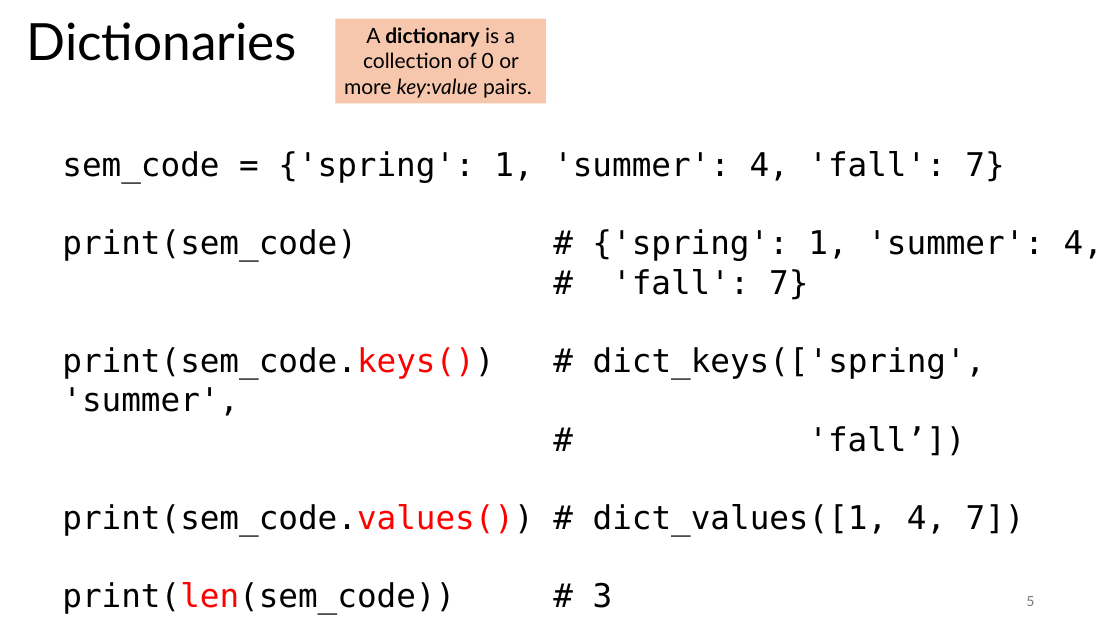
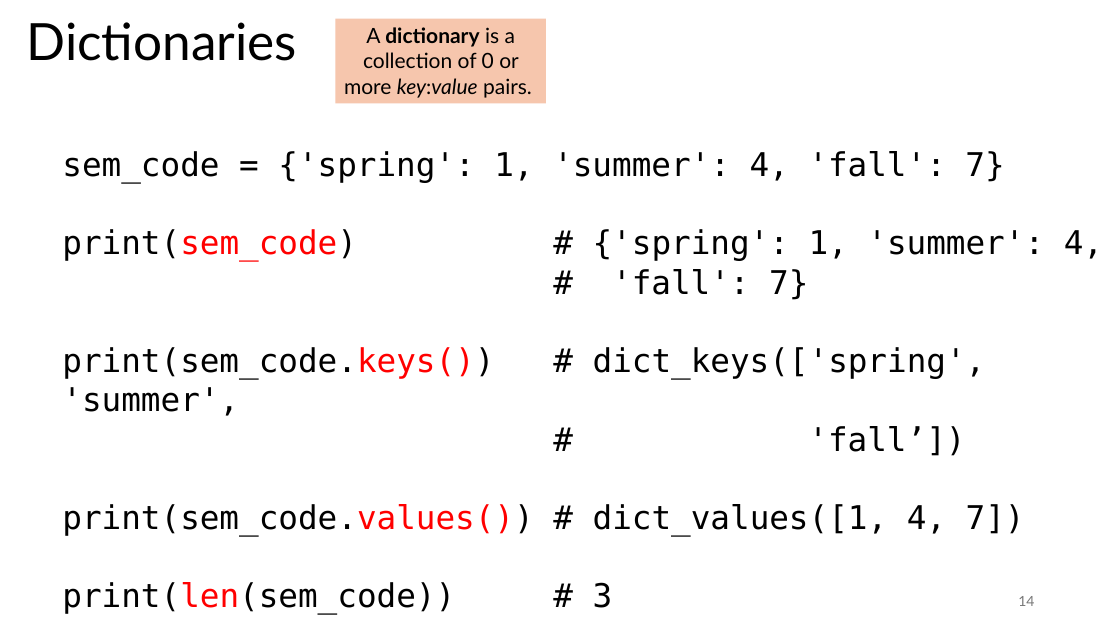
Before and after one commit to tjd1234/cmpt120fall2024, a slide deck: slide 14 of lecture_notes/chapter10/chapter10.pptx (slide 5 before the commit). Drawn at 1120x630 pixels with LibreOffice and Linux fonts; fonts in the diff are those of the drawing. Boxes give left, top, right and bottom in pixels: in the first picture for what was removed or moved away, otherwise in the second. Text is boxed around its words. In the diff, an @@ line names an element or a change of style, - is before the commit and + after.

```diff
--- a/lecture_notes/chapter10/chapter10.pptx
+++ b/lecture_notes/chapter10/chapter10.pptx
@@ text at (x1=62, y1=229, x2=1103, y2=262): text colour #000000 to #FF0000 in "print(sem_code)" @@
@@ page number at (x1=1018, y1=596, x2=1034, y2=606): text changed @@
-5
+14
```
Also in this commit, not shown: 7 other slides changed, 10 slides added, 3 other files.
